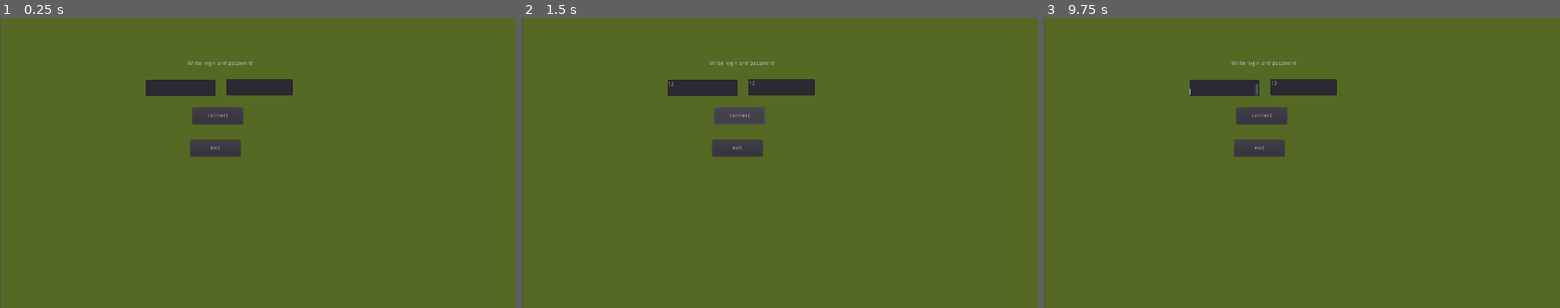
Above: before the commit, frames 1-3 (left to right).
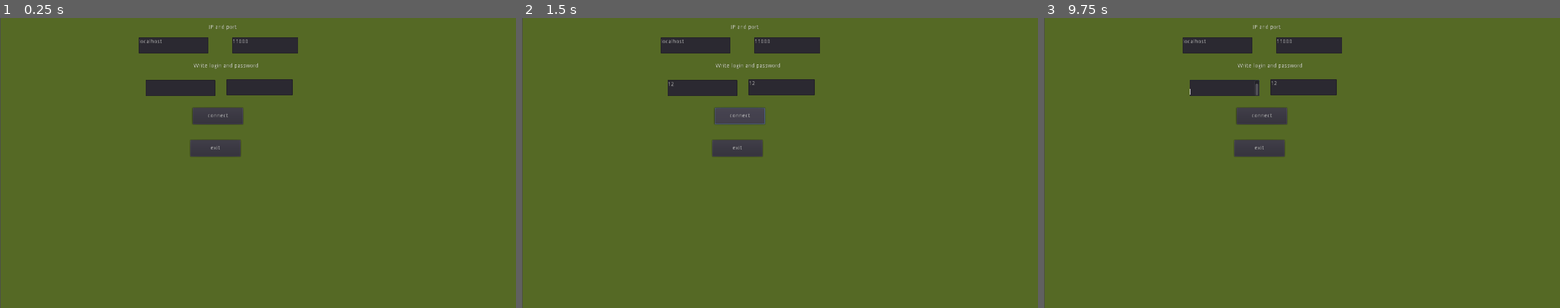
Above: after the commit, the same moments.

Repository: nikita-o/practice_godot
Game: Godot game, scene res://Connect_menu.tscn
Two runs of this game, one before a commit and one after it. Both use one fixed random seed, a clock stepped at 60 frames per second and the inputs below.
Inputs (mouse positions are in pixels of both pictures, inside the frame that each line leads up to):
- Up to frame 1 (0.25 s): no input
- Up to frame 2 (1.5 s): click (702, 87) at 0.52 s; type "12" at 0.6 s; click (780, 87) at 0.75 s; type "12" at 0.83 s; click "connect" at 1.25 s
- Up to frame 3 (9.75 s): move the mouse to (1415, 148) at 2.02 s; click (1415, 148) at 2.17 s; drag from (1198, 177) to (1276, 221) at 2.77 s; move the mouse to (1353, 99) at 3.52 s; click (1353, 99) at 3.67 s; drag from (1276, 221) to (1147, 119) at 4.27 s; move the mouse to (1456, 206) at 5.02 s; click (1456, 206) at 5.17 s; drag from (1147, 119) to (1224, 90) at 5.77 s; move the mouse to (1327, 163) at 6.52 s; click (1327, 163) at 6.67 s; drag from (1224, 90) to (1198, 177) at 7.27 s; tap Enter at 8, 9.5 s; move the mouse to (1415, 148) at 8.02 s; click (1415, 148) at 8.17 s; tap Space at 8.75 s; drag from (1198, 177) to (1276, 221) at 8.77 s; move the mouse to (1353, 99) at 9.52 s; click (1353, 99) at 9.67 s

The runs differ from the first frame. In frame 1, 1.6% of the frame differs, in the area x 26-58%, y 2-18%; in frame 2, 1.6%; in frame 3, 1.6%.

Commit message:
edit server + show ping

Diff:
--- a/Connect_menu.tscn
+++ b/Connect_menu.tscn
@@ -21,11 +21,19 @@
 }
 
 [node name="Label" type="Label" parent="."]
-margin_left = 465.0
-margin_top = 106.0
-margin_right = 828.0
-margin_bottom = 244.0
+margin_left = 480.0
+margin_top = 112.0
+margin_right = 641.0
+margin_bottom = 128.0
 text = "Write login and password"
+
+[node name="Label2" type="Label" parent="."]
+margin_left = 472.0
+margin_top = 16.0
+margin_right = 632.0
+margin_bottom = 30.0
+text = "IP and port"
+align = 1
 
 [node name="login" type="TextEdit" parent="."]
 margin_left = 361.017
@@ -33,11 +41,25 @@
 margin_right = 534.017
 margin_bottom = 194.444
 
+[node name="host" type="TextEdit" parent="."]
+margin_left = 344.0
+margin_top = 48.0
+margin_right = 517.0
+margin_bottom = 88.0
+text = "localhost"
+
 [node name="password" type="TextEdit" parent="."]
 margin_left = 561.716
 margin_top = 151.515
 margin_right = 725.716
 margin_bottom = 191.515
+
+[node name="port" type="TextEdit" parent="."]
+margin_left = 576.0
+margin_top = 48.0
+margin_right = 740.0
+margin_bottom = 88.0
+text = "11000"
 
 [node name="connect" type="Button" parent="."]
 margin_left = 478.004
--- a/interface/interface.tscn
+++ b/interface/interface.tscn
@@ -105,20 +105,42 @@
 
 [node name="ColorRect" type="ColorRect" parent="Control/Panel2"]
 modulate = Color( 0.992157, 1, 0, 1 )
-margin_left = 943.378
+margin_left = 781.28
 margin_top = 6.58919
-margin_right = 975.378
+margin_right = 813.28
 margin_bottom = 32.5892
 __meta__ = {
 "_edit_use_anchors_": false
 }
 
 [node name="Label" type="Label" parent="Control/Panel2"]
-margin_left = 890.546
-margin_top = 13.0595
-margin_right = 930.546
-margin_bottom = 27.0595
+margin_left = 727.389
+margin_top = 14.119
+margin_right = 767.389
+margin_bottom = 28.119
 text = "TURN:"
+
+[node name="Label2" type="Label" parent="Control/Panel2"]
+visible = false
+margin_left = 921.733
+margin_top = 11.6541
+margin_right = 961.733
+margin_bottom = 25.6541
+text = "PING:"
+__meta__ = {
+"_edit_use_anchors_": false
+}
+
+[node name="Ping" type="Label" parent="Control/Panel2"]
+visible = false
+margin_left = 967.344
+margin_top = 12.2921
+margin_right = 1007.34
+margin_bottom = 26.2921
+text = "300"
+__meta__ = {
+"_edit_use_anchors_": false
+}
 
 [node name="Panel" type="Panel" parent="Control"]
 anchor_left = 1.0
--- a/others_scripts/Client.gd
+++ b/others_scripts/Client.gd
@@ -62,6 +62,7 @@
 signal AttackTown
 signal Error_print
 signal Turn
+signal Ping
 signal Ready
 
 func _ready():
@@ -175,6 +176,7 @@
 			response.Ping:
 				var Tick = connection.get_32()
 				var LastPing = connection.get_32()
+				self.call_deferred("emit_signal", "Ping", LastPing)
 				self.call_deferred("ping", Tick, LastPing)
 			response.InitGame:
 				var _id = connection.get_32()
--- a/others_scripts/Connect_menu.gd
+++ b/others_scripts/Connect_menu.gd
@@ -12,7 +12,8 @@
 
 func _on_connect_pressed():
 	print("Connecting...")
-#	get_tree().change_scene("res://Main_menu.tscn")
+	Client.host = String(get_node("host").text)
+	Client.port = int(get_node("port").text)
 	Client.client_name = get_node("login").text
 	Client.client_password = get_node("password").text
 	Client.connect_to_server()
--- a/others_scripts/Game.gd
+++ b/others_scripts/Game.gd
@@ -38,6 +38,7 @@
 	_error = Client.connect("Error_print", self, "print_error")
 	_error = Client.connect("Turn", self, "_Turn")
 	_error = Client.connect("Ready", self, "_my_ready")
+	_error = Client.connect("Ping", self, "_ping")
 
 	Client._action(button.READY, Vector2.ZERO, 0)
 #	update_resources(Storage.gold, Storage.wood, Storage.rock, Storage.crystall)
@@ -207,3 +208,6 @@
 	$interface/Control/Error.visible = true
 	yield(get_tree().create_timer(5.0), "timeout")
 	$interface/Control/Error.visible = false
+
+func _ping(ping):
+	$interface/Control/Panel2/Ping.text = String(ping)
--- a/pause.tscn
+++ b/pause.tscn
@@ -48,6 +48,7 @@
 text = "Surrender"
 
 [node name="Cheat" type="Button" parent="Control/Panel"]
+visible = false
 margin_left = 27.6832
 margin_top = 224.679
 margin_right = 120.683
